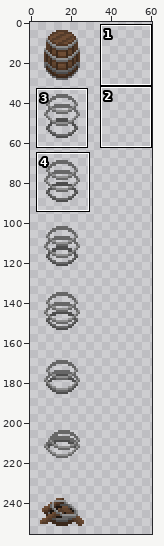
Edited in one commit: sprite sheet (Assets/sprites/objects/movable_objects.png). The picture above shows the old version from afar; the outline marks the close-up.
Close-up. As it was:
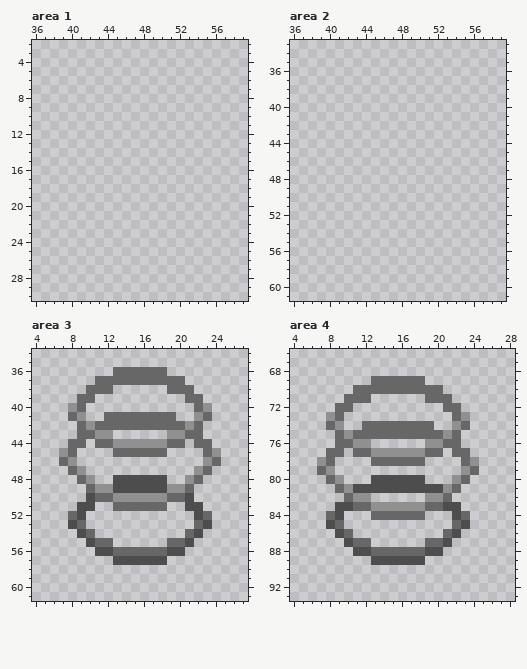
The file is 256x256 pixels. Colours within 5 levels of each other are drawn and written as one. Shown: area 1: x 36..59, y 2..30; area 2: x 36..59, y 33..61; area 3: x 4..27, y 34..61; area 4: x 4..28, y 66..93. The wide view leaves out empty margins. The commit also changed other parts of the picture, which this record leaves out.
Now the later version:
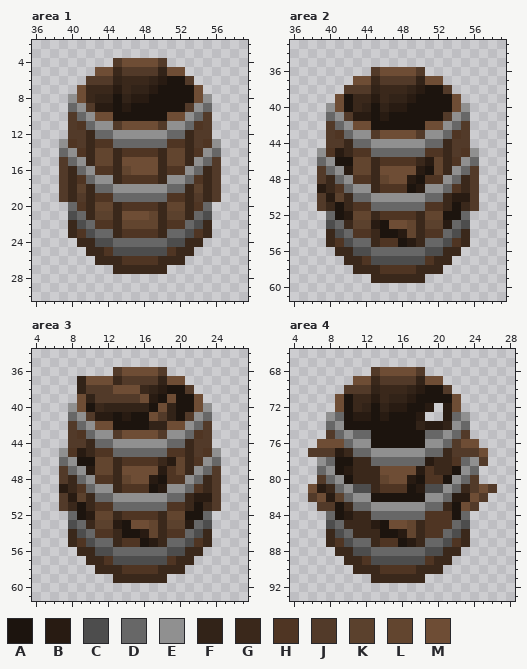
Palette (. is transparent): A #1c140e  B #281b12  C #4d4d4d  D #676767  E #909090  F #322318  G #3a281b  H #4f3523  J #523a29  K #5b412d  L #62452f  M #6e4d35
Edits made:
Changed rows in their new state; - is an unchanged pixel.
Area 1:
first column x 39:
 4 ------JMMMMJ------
 5 ----MMGJJJJFMM----
 6 ---JJJFGGGFBAAJ---
 7 --MGGGBGFFBAAAAM--
 8 -EMGFFAFBBAAAAAME-
 9 -DEJBBABAAAAAAJED-
10 -JDEMMAAAAAAMMEDJ-
11 -JHDEEJMMMMJEEDHJ-
12 -JJGDDEEEEEEDDGJJ-
13 EHJGHHDDDDDDHHGJHE
14 DEHGLLGHHHHGLLGHED
15 JDEGLLGMMMMGLLGEDJ
16 JGDEHHGLMMMGHHEDGJ
17 JGHDEEGHHHHGEEDHGJ
18 JGKGDDEEEEEEDDGKGJ
19 JGJGHHDDDDDDHHGJGJ
20 -DHGLLGHHHHGLLGHD-
21 -CDGKKGMMMLGKKGDC-
22 -GCDHHGLLLLGHHDCG-
23 -GHCDDGHHHHGDDCHG-
24 --GGCCDDDDDDCCGG--
25 ---GGHCCCCCCHGG---
26 ----GGGHHHHGGG----
27 ------GGGGGG------
Area 2:
first column x 39:
36 ------JMMMMJ------
37 ----MMGJJJJFMM----
38 ---JJJFGGGFBAAJ---
39 --MAGGBGFFBAAAAM--
40 -EMAGFAFBBAAAAAME-
41 -DEJBBABAAAAAAJED-
42 -JDEMMAAAAAAMMEDJ-
43 -JHDEEJMMMMJEEDHJ-
44 -JJGDDEEEEEEDDGJJ-
45 EHBGHHDDDDDDHHGJHE
46 DEAALLGHHHHGBLGHED
47 JDEBLLGMMMMBALGEDJ
48 JGDEHHGLMMBAHHEDGJ
49 BGHDEEGHHHABEEDHGJ
50 JBKGDDEEEEEEDDGBBJ
51 JGAGHHDDDDDDHHGAGJ
52 -DABLLGHHHHGLLAAD-
53 -CDGKKBAMMLGKKBDC-
54 -GCDHHGAABLGHHDCG-
55 -GHCDDGHHABGDDCHG-
56 --GGCCDDDDDDCCGG--
57 ---GGHCCCCCCHGG---
58 ----GGGHHHHGGG----
59 ------GGGGGG------
Area 3:
first column x 7:
36 ------JMMMMJ------
37 --FMMMGJJJJFMM----
38 --FJJJMMMGFBAAJ---
39 --MFJJJJJMBAMAAM--
40 --MAGFFFFFAMFAAM--
41 ---JBBABAAMJFAJ---
42 -J--MMAAAAFFMM--J-
43 -JH---JMMMMJ---HJ-
44 -JJG----------GJJ-
45 -HBGHH------HHGJH-
46 --AALLGHHHHGBLGH--
47 J--BLLGMMMMBHLG--J
48 JG--HHGLMMBAHH--GJ
49 BGH---GHHHAB---HGJ
50 JBKG----------GBBJ
51 JGAGHH------HHGAGJ
52 --ABLLGHHHHGLLAA--
53 ---GKKBAMMLGKKB---
54 -G--HHGAABLGHH--G-
55 -GH---GHHABG---HG-
56 --GG----------GG--
57 ---GGH------HGG---
58 ----GGGHHHHGGG----
59 ------GGGGGG------
Area 4:
first column x 6:
68 -------JMMMMJ--------
69 -----MMGJJJJFMM------
70 ----JJJFGGGFBAAJ-----
71 ---MAGGBGFFBAAAAM----
72 ---MAGFAFBBAAB-BM----
73 ----ABBABAAAB--B-----
74 ----AAAAAAAAFBBF-----
75 --J----AAAAAA----J---
76 -MMM---AAAAAA---JMM--
77 JJJBG----------GJJJM-
78 ---AAGG------BGGH--J-
79 ---ABGGGMMMMBHGGA----
80 -J--AGGGLMMBAHHA--J--
81 MBG----GHHHAB----GJMJ
82 JMBK---AAAAAA---BBMJ-
83 -JJAG----------GAMJ--
84 ---ABGG------HHHA----
85 ----GGGBAMMLGHHH-----
86 --G--GGGAABLGHH--G---
87 --GH---GHHABG---HG---
88 ---GG----------GG----
89 ----GGH------HGG-----
90 -----GGGHHHHGGG------
91 -------GGGGGG--------
Where, in picture pixels (left, top, right, bottom), the same in both close-ups:
added: (59, 58, 221, 274)
added: (317, 67, 479, 283)
changed: (59, 367, 221, 583)
changed: (308, 367, 497, 583)
